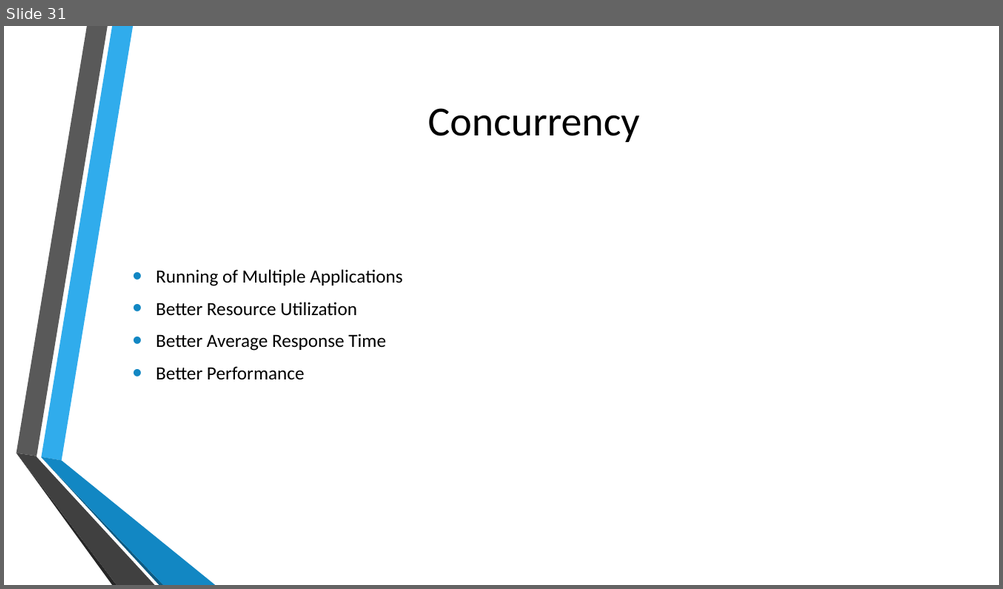
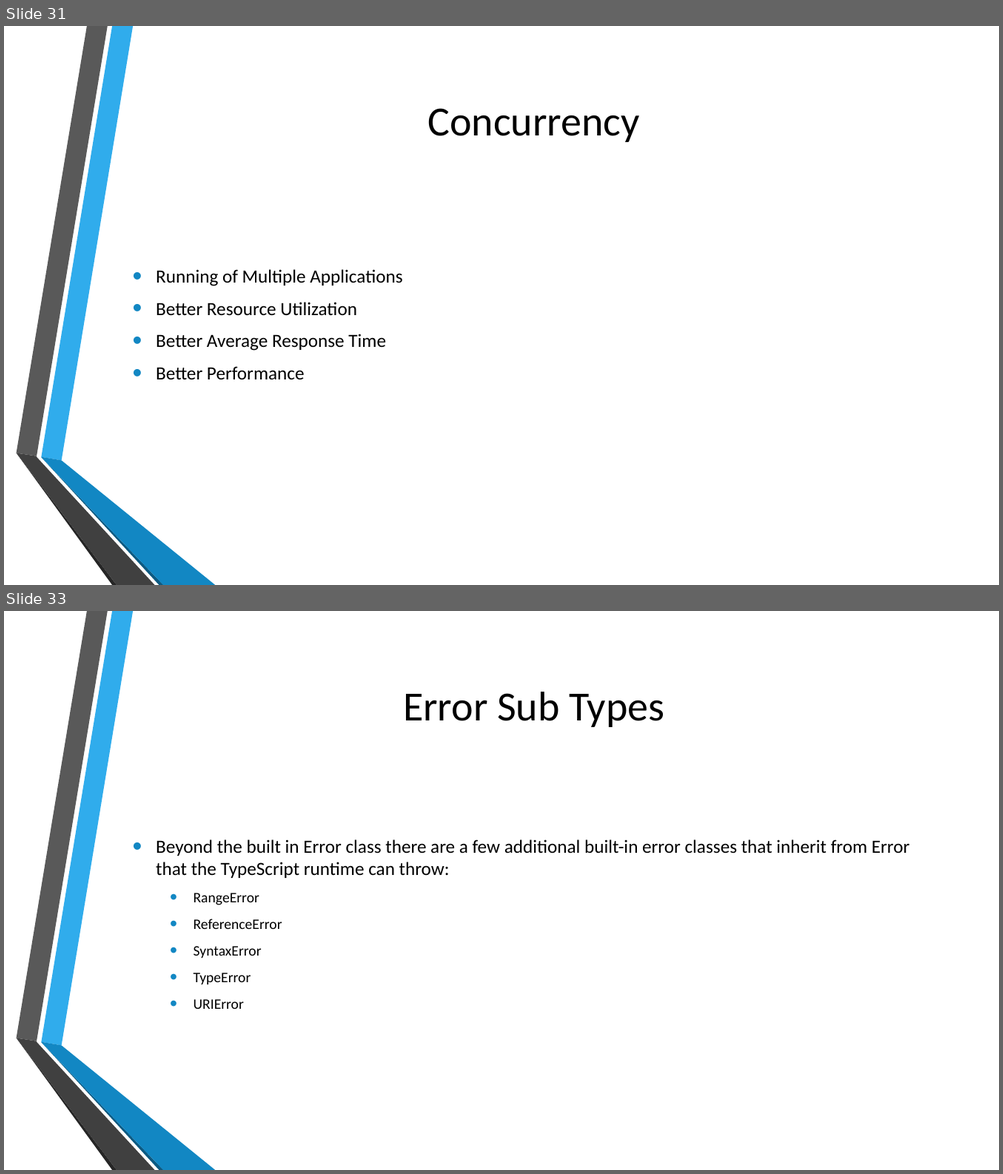
Before and after one commit to kalyank12/SoftwareParadigms, a slide deck: PPT/Group02-Component1.pptx. Shown one above the other, each under a label of ours: slide 31 before the commit, slides 31 and 33 after it; the slides between them are not shown. The pictures are 1003x589 and 1003x1174 pixels, drawn with LibreOffice and Linux fonts; fonts in the diff are those of the drawing; background and template pictures are left out. Boxes give left, top, right and bottom in pixels: in the first picture for what was removed or moved away, otherwise in the second. Text is boxed around its words. In the diff, an @@ line names an element or a change of style, - is before the commit and + after.

```diff
--- a/PPT/Group02-Component1.pptx
+++ b/PPT/Group02-Component1.pptx
@@ slide 33 added at box(4, 611, 999, 1170), background picture (left out); not listed: 6 template elements that a slide beside it also shows @@
@@ title added at box(403, 692, 664, 727), 40 pt, text #000000 @@
+Error Sub Types
@@ text added at box(156, 840, 909, 1009), 18 pt, text #000000 @@
+• Beyond the built in Error class there are a few additional built-in error classes that inherit from Error that the TypeScript runtime can throw:
+  • RangeError
+  • ReferenceError
+  • SyntaxError
+  • TypeError
+  • URIError
```
Also in this commit, not shown: 3 slides changed, 6 other slides added.
